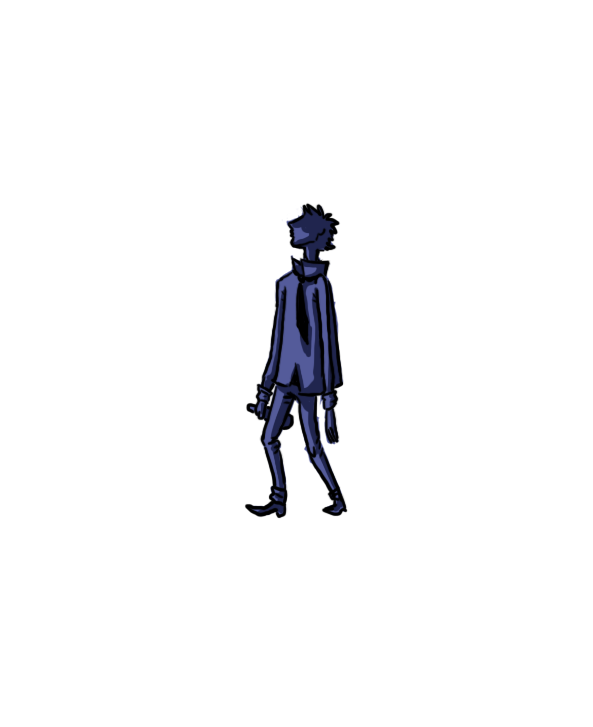
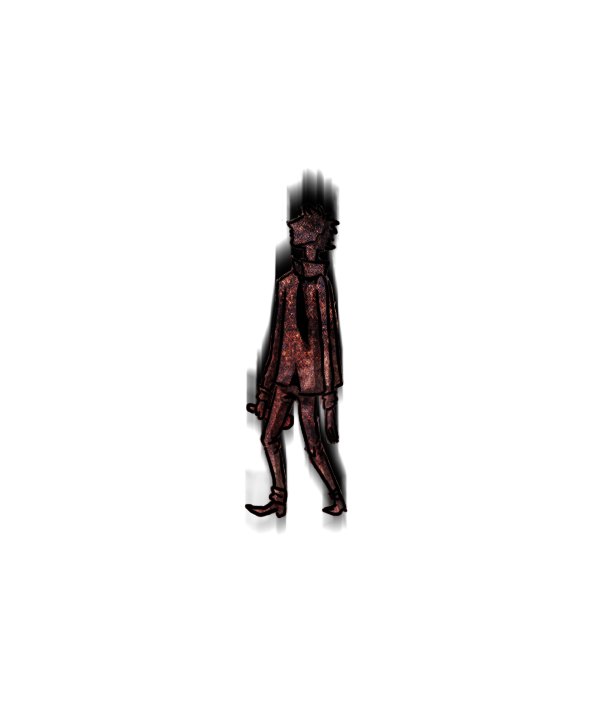
Revision of a layered 593 x 727 image; what changed, layer by layer:
added layer "skygge" (52%) above "BURN" over [left=261, top=208, right=346, bottom=516]
added layer "BURN" (hard light, 95%) above "Layer 4" over [left=244, top=202, right=348, bottom=519]
added layer "Layer 4" (63%) above "Layer 3" over [left=244, top=202, right=348, bottom=519]
added layer "Layer 3" (addition, 30%) above "Layer 2" over [left=244, top=202, right=348, bottom=519]
"Layer 2": opacity 100% → 96%, painted on it over [left=248, top=205, right=346, bottom=517]
removed layer "Layer 0" over [left=248, top=205, right=346, bottom=517]
added layer "blur" over [left=244, top=167, right=348, bottom=535]
